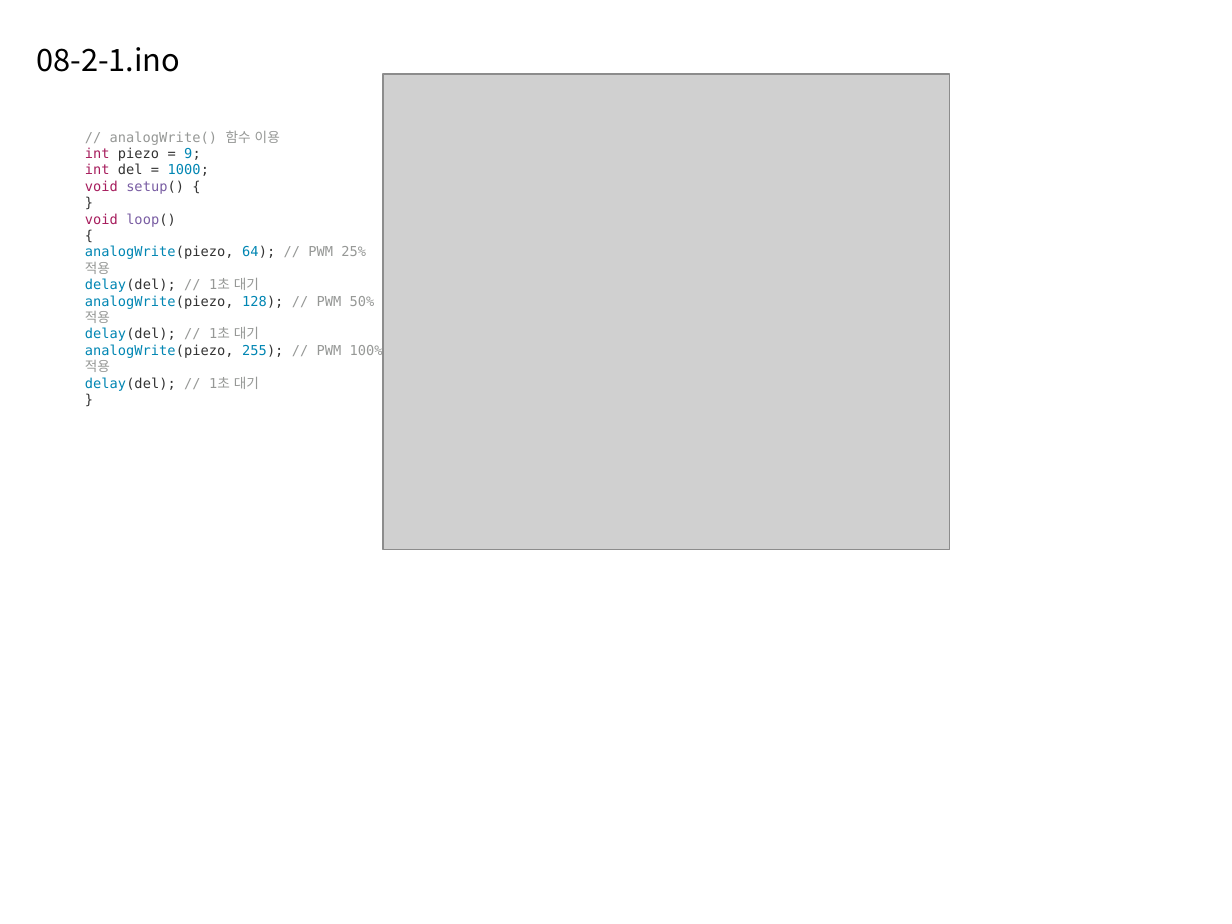
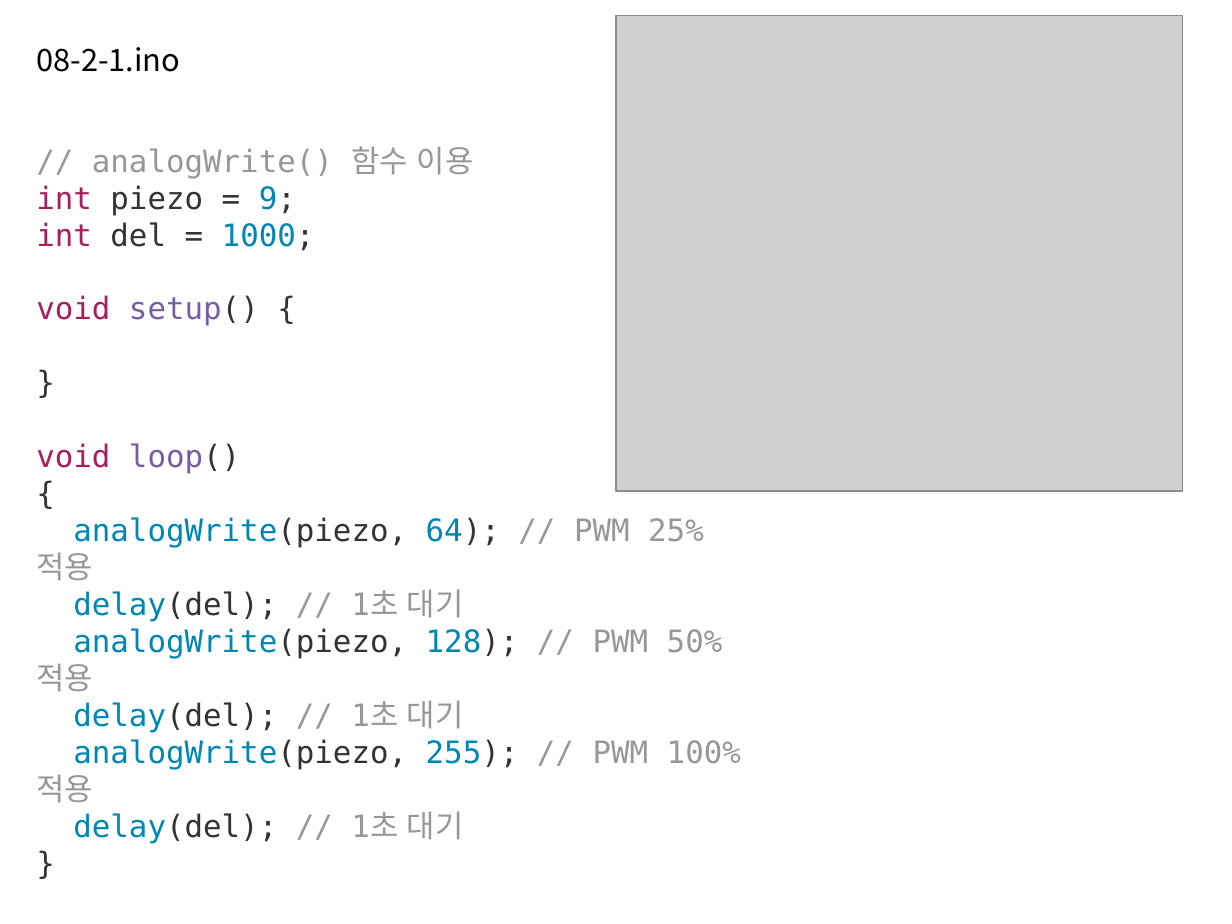
Before and after one commit to taesamja/summer_lec, a slide deck: slide 29 of 아두이노_초급연수.pptx (slide 28 before the commit). Drawn at 1232x924 pixels with LibreOffice and Linux fonts; fonts in the diff are those of the drawing; grey boxes stand for pictures. Boxes give left, top, right and bottom in pixels: in the first picture for what was removed or moved away, otherwise in the second. Text is boxed around its words. In the diff, an @@ line names an element or a change of style, - is before the commit and + after.

```diff
--- a/아두이노_초급연수.pptx
+++ b/아두이노_초급연수.pptx
@@ picture: place and size @@
-picture at (383,74,950,549)
+picture at (616,16,1183,492)
@@ text "// analogWrite() 함수 이용": place and size @@
-text "// analogWrite() 함수 이용" at (85,131,383,391)
+text "// analogWrite() 함수 이용" at (36,146,741,844)
@@ text "// analogWrite() 함수 이용" at (36,146,741,844): size 8 to 18 pt @@
```
Also in this commit, not shown: 28 other slides changed, 3 slides added.
